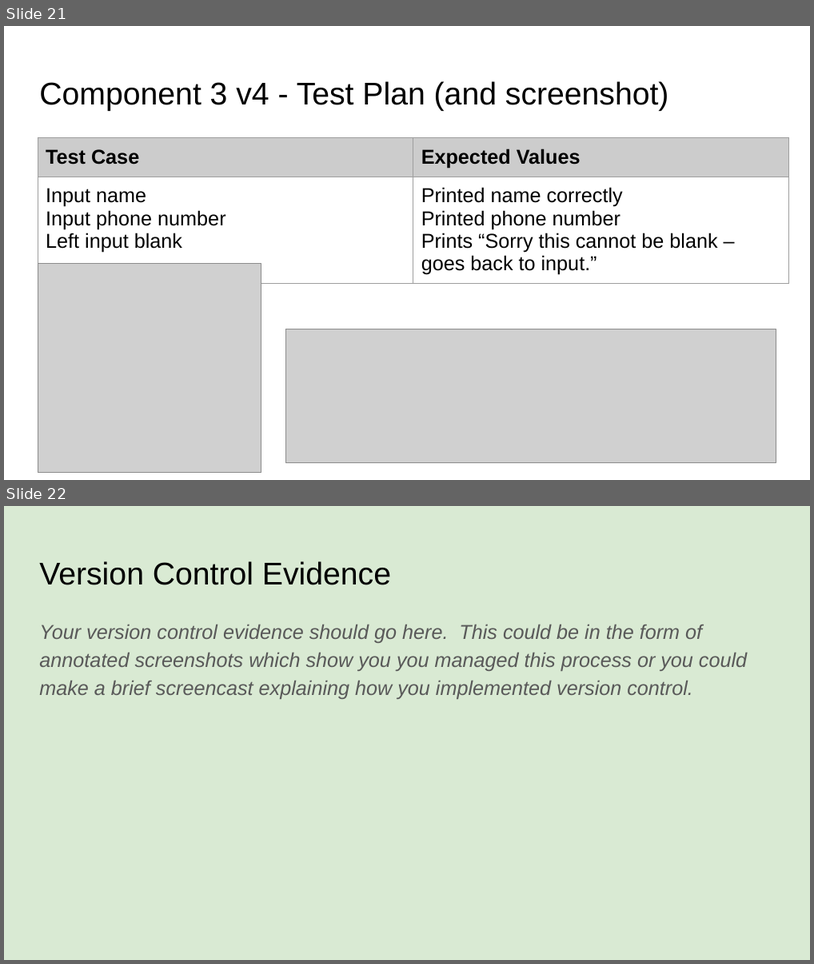
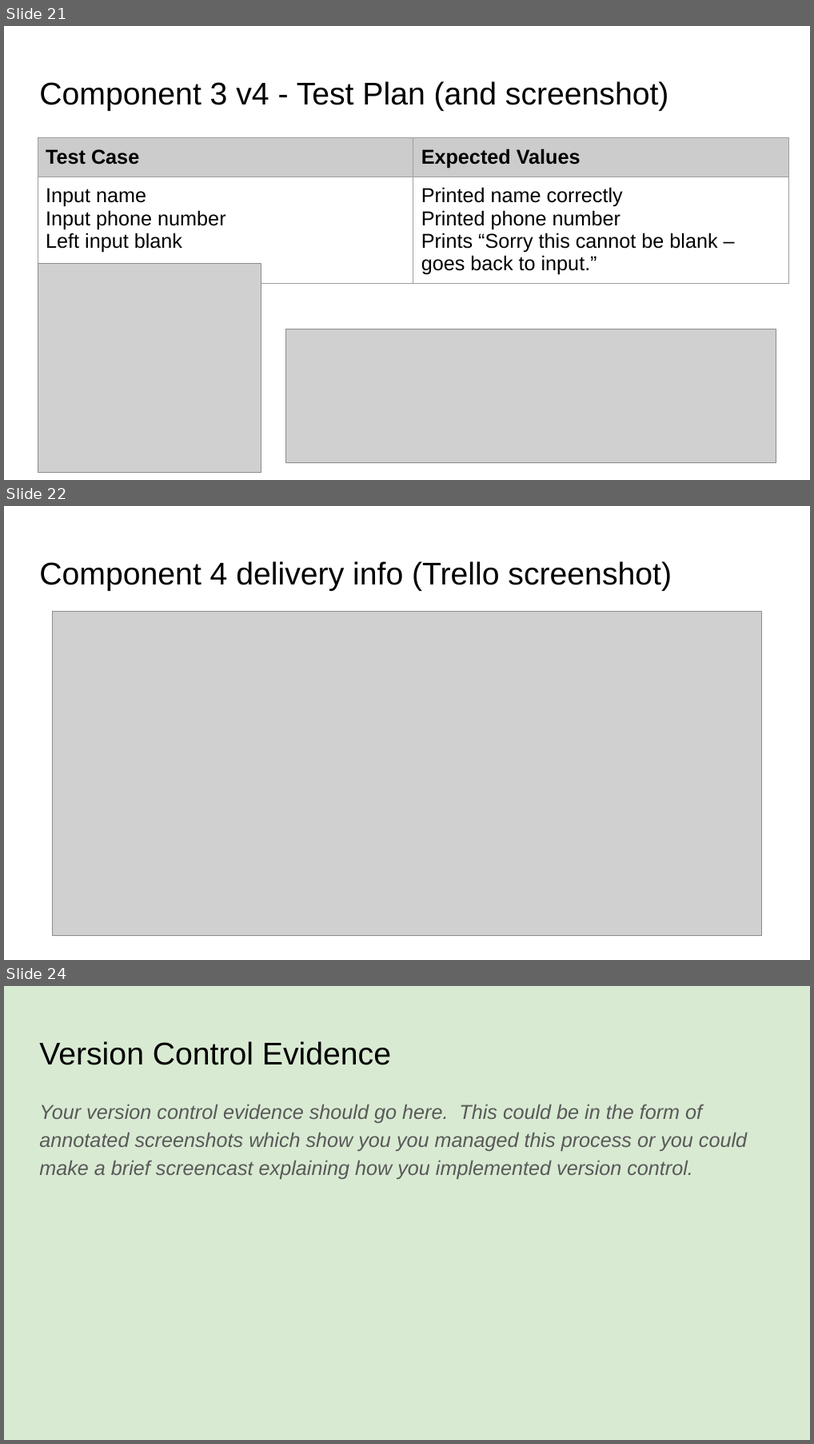
Before and after one commit to xkiio/desktop-tutorial, a slide deck: 022_91893+_+91897+Documentation.pptx. Shown one above the other, each under a label of ours: slides 21 and 22 before the commit, slides 21, 22 and 24 after it; the slides between them are not shown. The pictures are 814x964 and 814x1444 pixels, drawn with LibreOffice and Linux fonts; fonts in the diff are those of the drawing; grey boxes stand for pictures. Boxes give left, top, right and bottom in pixels: in the first picture for what was removed or moved away, otherwise in the second. Text is boxed around its words. In the diff, an @@ line names an element or a change of style, - is before the commit and + after.

```diff
--- a/022_91893+_+91897+Documentation.pptx
+++ b/022_91893+_+91897+Documentation.pptx
@@ slide 22 added at (x1=4, y1=506, x2=810, y2=960), background #FFFFFF @@
@@ title added at (x1=39, y1=561, x2=672, y2=591), 28 pt, text #000000 @@
+Component 4 delivery info (Trello screenshot)
@@ picture added at (x1=52, y1=611, x2=762, y2=935) @@
@@ what was slide 22 is now slide 24 @@
```
Also in this commit, not shown: 1 other slide added.
